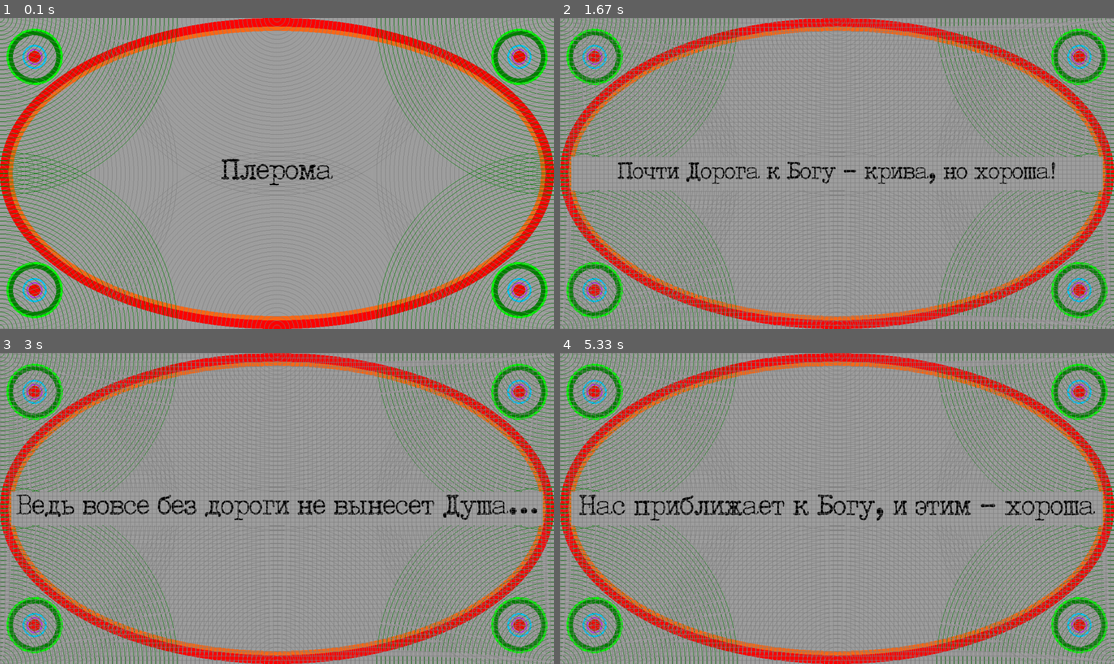
Above: before the commit, frames 1-4 (two rows, left to right).
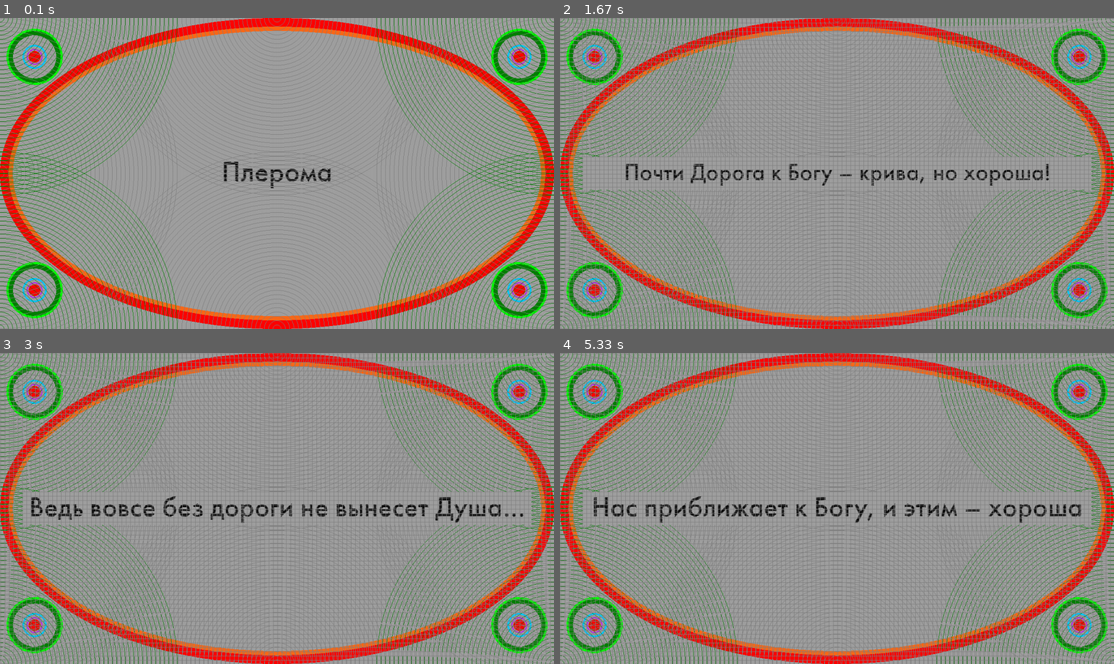
Above: after the commit, the same moments.

Repository: Rumanezzo/PyGame
Game: pygame game, started from Reader.pyw
Same seed, same stepped clock (60 frames per second), same inputs: the game is played once before the commit and once after it.
Inputs (mouse positions are in pixels of both pictures, inside the frame that each line leads up to):
- Up to frame 1 (0.1 s): no input
- Up to frame 2 (1.67 s): click (837, 173) at 0.38 s; click (837, 195) at 0.83 s; move the mouse to (665, 126) at 1.13 s; click (665, 126) at 1.42 s
- Up to frame 3 (3 s): move the mouse to (343, 536) at 1.83 s; click (343, 536) at 2.18 s; move the mouse to (288, 402) at 2.67 s
- Up to frame 4 (5.33 s): click (848, 402) at 3.07 s; move the mouse to (809, 589) at 3.6 s; click (809, 589) at 4.05 s; move the mouse to (820, 455) at 4.63 s; click (820, 455) at 5.1 s

The runs differ from the first frame. In frame 1, 0.6% of the frame differs, in the area x 39-61%, y 45-55%; in frame 2, 2.2%; in frame 3, 3.0%, in the area x 2-98%, y 44-56%; in frame 4, 2.9%.

Commit message:
Minor corrections and *.ttf added

Diff:
--- a/Reader.pyw
+++ b/Reader.pyw
@@ -2,7 +2,7 @@
 import sys
 import os
 
-fontname = 'Special Elite.ttf'
+fontname = 'Schist Regular.ttf'
 pg.init()
 pg.mouse.set_visible(False)
 
Binary file added: Schist Light.ttf
Binary file added: Schist Regular.ttf
